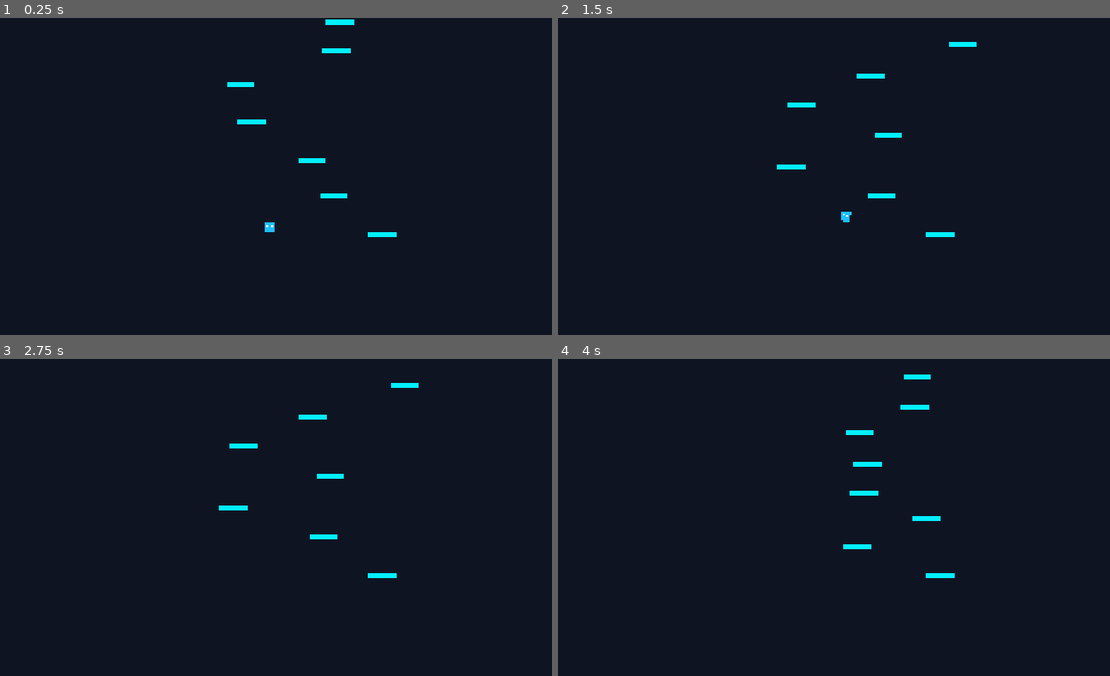
Above: before the commit, frames 1-4 (two rows, left to right).
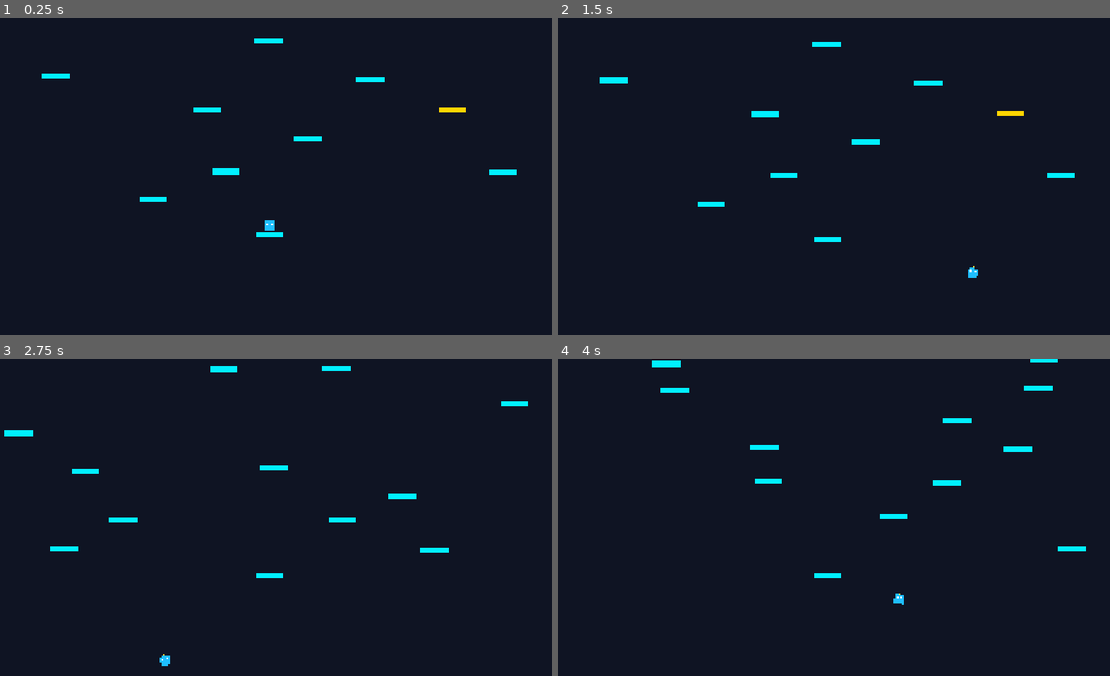
Above: after the commit, the same moments.

Repository: DevireddyNehal/Hopy
Game: Godot game, scene res://scenes/Main.tscn
Two runs of this game, one before a commit and one after it. Both use one fixed random seed, a clock stepped at 60 frames per second and the inputs below.
Inputs:
- Up to frame 1 (0.25 s): no input
- Up to frame 2 (1.5 s): tap Enter at 0.5 s; hold Right (ui_right) from 0.53 s (still down); tap Space (start_action) at 0.6, 1.35 s
- Up to frame 3 (2.75 s): tap Space (start_action) at 2, 2.1 s; release Right (ui_right) at 2.03 s; hold Left (ui_left) from 2.03 s (still down)
- Up to frame 4 (4 s): release Left (ui_left) at 2.78 s; hold Right (ui_right) from 2.78 s (still down); tap Space (start_action) at 2.85, 3.5, 3.6 s

The runs differ from the first frame. In frame 1, 1.4% of the frame differs, in the area x 7-94%, y 0-70%; in frame 2, 1.5%; in frame 3, 1.6%; in frame 4, 1.7%, in the area x 17-96%, y 0-78%.

Commit message:
fix: dynamically center robot on start platform and distribute platforms across full widescreen

Diff:
--- a/scripts/main.gd
+++ b/scripts/main.gd
@@ -16,6 +16,14 @@
 	_on_color_scheme_changed(GameState.color_scheme_index)
 	spawner.camera = camera
 	camera.target = robot
+
+	# Dynamically center robot & camera for any resolution (1080p, 1440p, fullscreen)
+	var screen_size = get_viewport_rect().size
+	var center_x = screen_size.x / 2.0
+	var center_y = screen_size.y / 2.0
+
+	camera.global_position = Vector2(center_x, center_y)
+	robot.global_position = Vector2(center_x, center_y + 120.0)
 	start_y = robot.global_position.y
 
 func _physics_process(_delta: float) -> void:
--- a/scripts/spawner.gd
+++ b/scripts/spawner.gd
@@ -7,21 +7,18 @@
 @export var camera: Camera2D
 
 # Vertical gap limits: comfortable, dense, reachable climb
-const MIN_GAP_Y: float = 80.0
-const MAX_GAP_Y: float = 135.0
-const BUFFER_AHEAD: float = 1200.0 # Keep spawning 1200px above camera
-const DESPAWN_OFFSET: float = 600.0 # Remove platforms 600px below camera
+const MIN_GAP_Y: float = 75.0
+const MAX_GAP_Y: float = 125.0
+const BUFFER_AHEAD: float = 1400.0 # Keep spawning well above camera
+const DESPAWN_OFFSET: float = 700.0 # Remove platforms below camera
 
-var highest_spawned_y: float = 520.0
+var highest_spawned_y: float = 700.0
 var platform_count: int = 0
-var last_spawned_x: float = 960.0
 var active_platforms: Array[StaticBody2D] = []
 
 func _ready() -> void:
 	if not platform_scene:
 		platform_scene = preload("res://scenes/Platform.tscn")
-	var screen_w = get_viewport_rect().size.x
-	last_spawned_x = screen_w / 2.0
 	# Initial seed platforms
 	_spawn_initial_platforms()
 
@@ -40,13 +37,17 @@
 	_cleanup_old_platforms(camera_bottom)
 
 func _spawn_initial_platforms() -> void:
-	var screen_w = get_viewport_rect().size.x
-	var center_x = screen_w / 2.0
-	# First safe platform directly under the player start
-	_spawn_platform_at(Vector2(center_x, 520), PlatformScript.Type.NORMAL)
+	var screen_size = get_viewport_rect().size
+	var center_x = screen_size.x / 2.0
+	var center_y = screen_size.y / 2.0
 
-	# Spawn a trail of initial platforms reaching up
-	for i in range(16):
+	highest_spawned_y = center_y + 200.0
+
+	# 1. Guaranteed first safe landing platform directly underneath the robot
+	_spawn_platform_at(Vector2(center_x, highest_spawned_y), PlatformScript.Type.NORMAL)
+
+	# 2. Pre-spawn a dense trail of platforms climbing upward across the screen
+	for i in range(25):
 		_spawn_next_platform()
 
 func _spawn_next_platform() -> void:
@@ -54,20 +55,29 @@
 	highest_spawned_y -= gap
 
 	var screen_w = get_viewport_rect().size.x
-	var min_x = 80.0
-	var max_x = screen_w - 80.0
 
-	# Reachable horizontal range rule:
-	# With steer_speed = 520, reach is >500px, so +-360px guarantees it is always reachable!
-	var offset_x = randf_range(-360.0, 360.0)
-	var spawn_x = clampf(last_spawned_x + offset_x, min_x, max_x)
-	last_spawned_x = spawn_x
+	# Platform 1: Distributed across the screen
+	var spawn_x = randf_range(100.0, screen_w - 100.0)
+	_spawn_platform_at(Vector2(spawn_x, highest_spawned_y), _pick_type())
 
+	# Platform 2 (Widescreen coverage):
+	# 60% chance to spawn an alternate platform on the opposite side of the screen
+	# so the 1920 widescreen is never empty on either flank!
+	if randf() < 0.65:
+		var second_x: float
+		if spawn_x < screen_w / 2.0:
+			second_x = randf_range(screen_w / 2.0 + 80.0, screen_w - 100.0)
+		else:
+			second_x = randf_range(100.0, screen_w / 2.0 - 80.0)
+		var jitter_y = highest_spawned_y + randf_range(-15.0, 15.0)
+		_spawn_platform_at(Vector2(second_x, jitter_y), _pick_type())
+
+func _pick_type() -> int:
 	platform_count += 1
 	var chosen_type = PlatformScript.Type.NORMAL
 
 	# Special platform appears about once every 8 to 10 platforms (12% chance)
-	if platform_count > 3 and randf() < 0.15:
+	if platform_count > 4 and randf() < 0.15:
 		var specials = [
 			PlatformScript.Type.MOVING,
 			PlatformScript.Type.CRUMBLE,
@@ -76,8 +86,7 @@
 			PlatformScript.Type.MEME
 		]
 		chosen_type = specials[randi() % specials.size()]
-
-	_spawn_platform_at(Vector2(spawn_x, highest_spawned_y), chosen_type)
+	return chosen_type
 
 func _spawn_platform_at(pos: Vector2, type: int) -> void:
 	var plat = platform_scene.instantiate()
